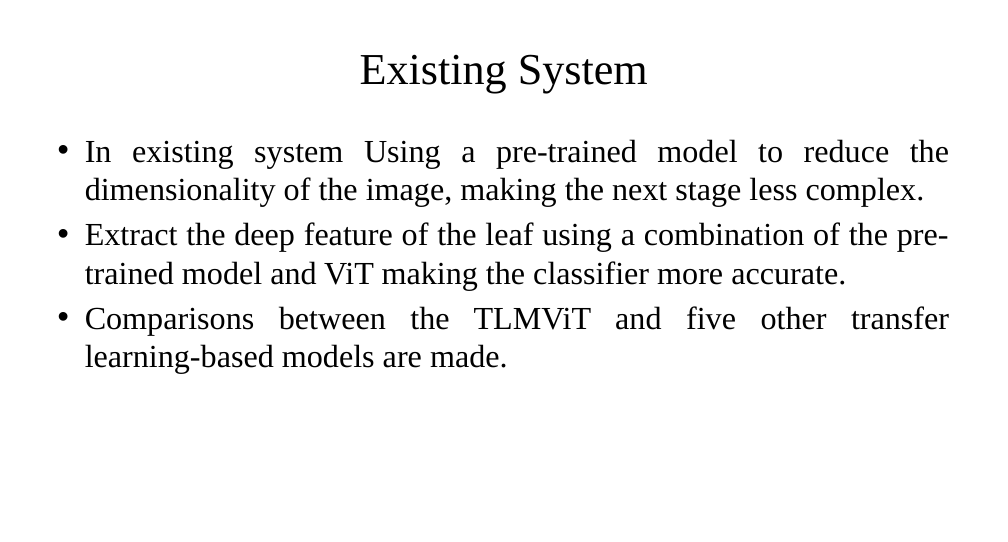
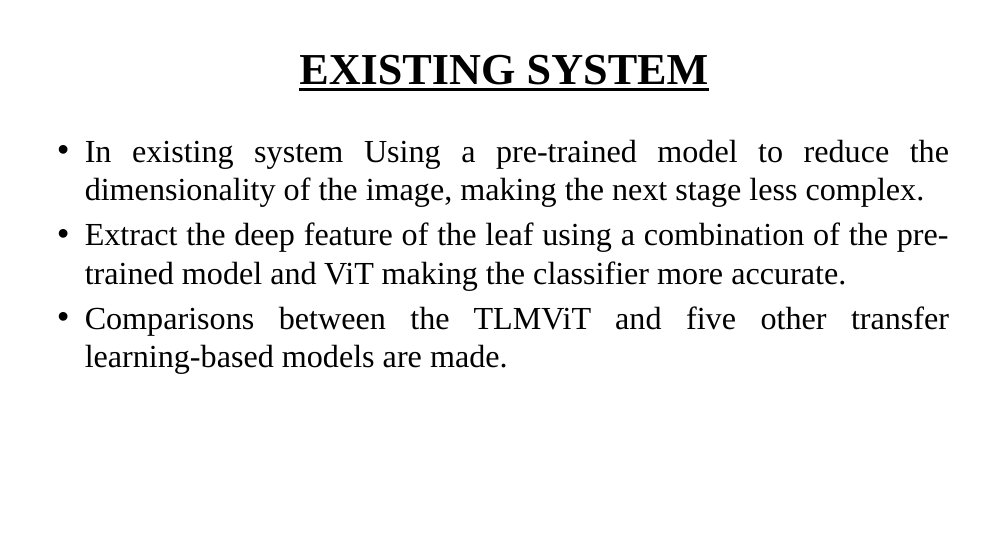
Before and after one commit to kalees64/AI-BASED-LEAF-DISEASE-IDENTIFICATION-AND-CLASSIFICATION-SYSTEM-USING-DEEP-LEARNING, a slide deck: slide 16 of report/Final Ppt-Leaf disease.pptx. Drawn at 1008x542 pixels with LibreOffice and Linux fonts; fonts in the diff are those of the drawing. Boxes give left, top, right and bottom in pixels: in the first picture for what was removed or moved away, otherwise in the second. Text is boxed around its words. In the diff, an @@ line names an element or a change of style, - is before the commit and + after.

```diff
--- a/report/Final Ppt-Leaf disease.pptx
+++ b/report/Final Ppt-Leaf disease.pptx
@@ title at [299,54,709,91]: text changed; bold on @@
-Existing System
+EXISTING SYSTEM
```
Also in this commit, not shown: 32 other slides changed, 6 other files.
